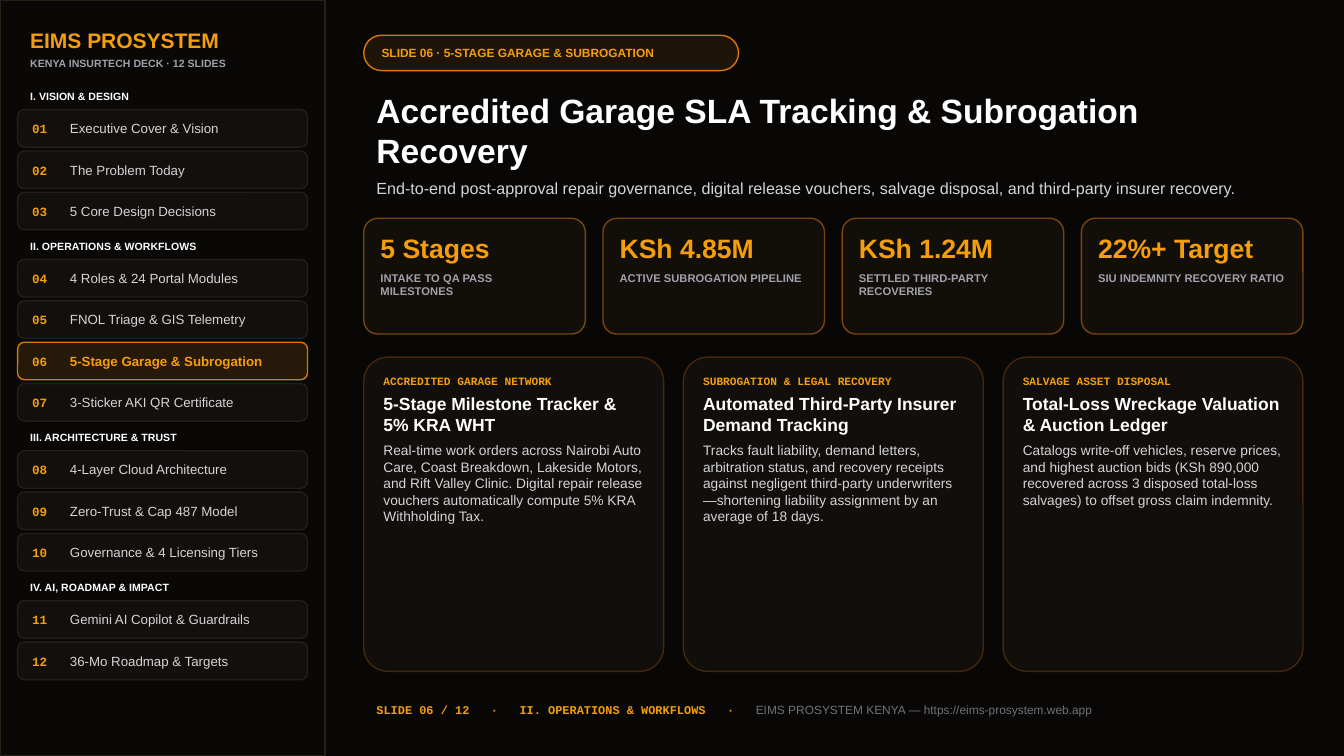
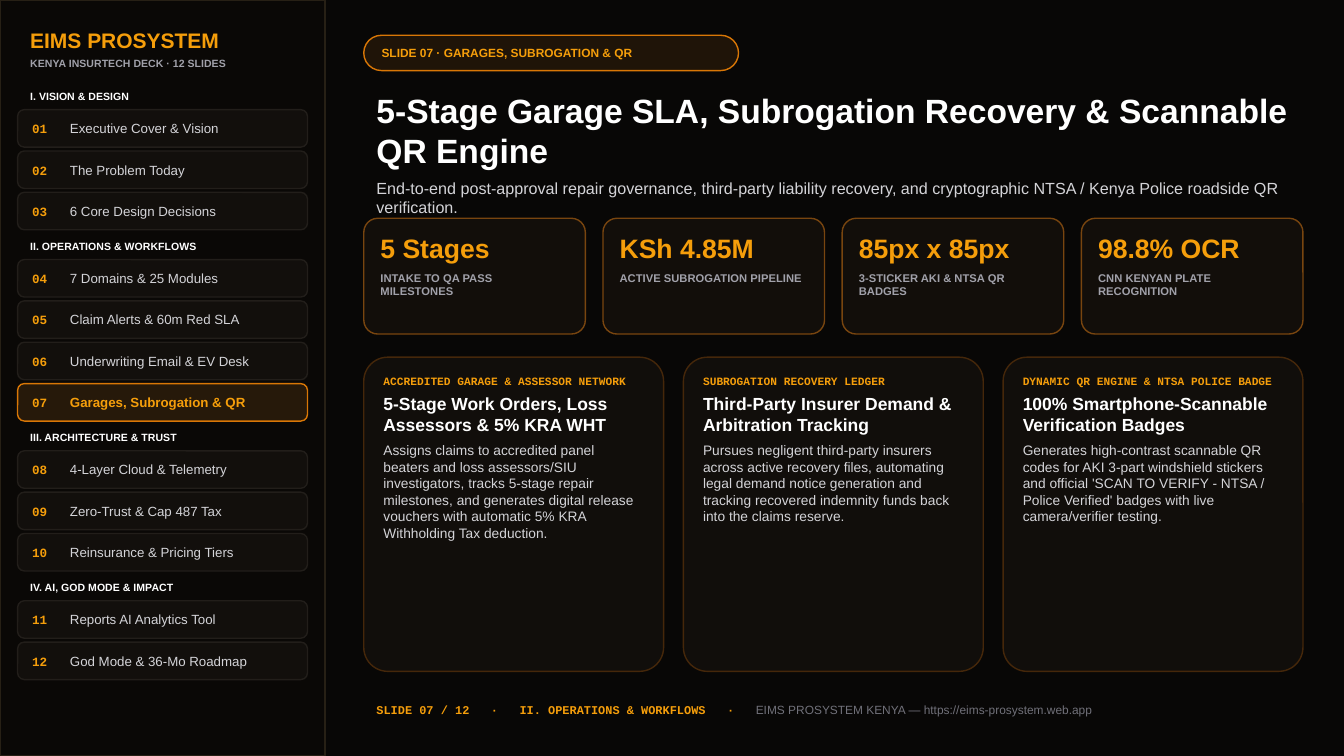
Before and after one commit to tokgot-debug/eims-prosystem, a slide deck: slide 7 of public/EIMS_ProSystem_Pitch_Deck.pptx (slide 6 before the commit). Drawn at 1344x756 pixels with LibreOffice and Linux fonts; fonts in the diff are those of the drawing. Boxes give left, top, right and bottom in pixels: in the first picture for what was removed or moved away, otherwise in the second. Text is boxed around its words. In the diff, an @@ line names an element or a change of style, - is before the commit and + after.

```diff
--- a/public/EIMS_ProSystem_Pitch_Deck.pptx
+++ b/public/EIMS_ProSystem_Pitch_Deck.pptx
@@ text in rounded rectangle at (382, 48, 632, 59): text changed @@
-SLIDE 06 · 5-STAGE GARAGE & SUBROGATION
+SLIDE 07 · GARAGES, SUBROGATION & QR
@@ text at (376, 98, 1287, 213): text changed @@
-Accredited Garage SLA Tracking & Subrogation Recovery
-End-to-end post-approval repair governance, digital release vouchers, salvage disposal, and third-party insurer recovery.
+5-Stage Garage SLA, Subrogation Recovery & Scannable QR Engine
+End-to-end post-approval repair governance, third-party liability recovery, and cryptographic NTSA / Kenya Police roadside QR verification.
@@ text in rounded rectangle at (859, 239, 1009, 295): text changed @@
-KSh 1.24M
-SETTLED THIRD-PARTY RECOVERIES
+85px x 85px
+3-STICKER AKI & NTSA QR BADGES
@@ text in rounded rectangle at (1098, 239, 1240, 295): text changed @@
-22%+ Target
-SIU INDEMNITY RECOVERY RATIO
+98.8% OCR
+CNN KENYAN PLATE RECOGNITION
@@ text in rounded rectangle at (32, 273, 218, 283): text changed @@
-04 4 Roles & 24 Portal Modules
+04 7 Domains & 25 Modules
@@ text in rounded rectangle at (32, 314, 239, 324): text changed @@
-05 FNOL Triage & GIS Telemetry
+05 Claim Alerts & 60m Red SLA
@@ rounded rectangle "06 Underwriting Email & EV ..." at (17, 343, 308, 380): fill #26190A to #120F0C; outline #D97706 1 pt to #221E1A 1 pt @@
@@ text in rounded rectangle at (32, 356, 249, 369): text changed; text colour #F59E0B to #D4D4D8; bold off @@
-06 5-Stage Garage & Subrogation
+06 Underwriting Email & EV Desk
@@ rounded rectangle "07 Garages, Subrogation & QR" at (17, 384, 308, 421): fill #120F0C to #26190A; outline #221E1A 1 pt to #D97706 1 pt @@
@@ text in rounded rectangle at (383, 377, 633, 541): text changed @@
-ACCREDITED GARAGE NETWORK
-5-Stage Milestone Tracker & 5% KRA WHT
-Real-time work orders across Nairobi Auto Care, Coast Breakdown, Lakeside Motors, and Rift Valley Clinic. Digital repair release vouchers automatically compute 5% KRA Withholding Tax.
+ACCREDITED GARAGE & ASSESSOR NETWORK
+5-Stage Work Orders, Loss Assessors & 5% KRA WHT
+Assigns claims to accredited panel beaters and loss assessors/SIU investigators, tracks 5-stage repair milestones, and generates digital release vouchers with automatic 5% KRA Withholding Tax deduction.
@@ text in rounded rectangle at (703, 377, 949, 521): text changed @@
-SUBROGATION & LEGAL RECOVERY
-Automated Third-Party Insurer Demand Tracking
-Tracks fault liability, demand letters, arbitration status, and recovery receipts against negligent third-party underwriters—shortening liability assignment by an average of 18 days.
+SUBROGATION RECOVERY LEDGER
+Third-Party Insurer Demand & Arbitration Tracking
+Pursues negligent third-party insurers across active recovery files, automating legal demand notice generation and tracking recovered indemnity funds back into the claims reserve.
@@ text in rounded rectangle at (1023, 377, 1272, 524): text changed @@
-SALVAGE ASSET DISPOSAL
-Total-Loss Wreckage Valuation & Auction Ledger
-Catalogs write-off vehicles, reserve prices, and highest auction bids (KSh 890,000 recovered across 3 disposed total-loss salvages) to offset gross claim indemnity.
+DYNAMIC QR ENGINE & NTSA POLICE BADGE
+100% Smartphone-Scannable Verification Badges
+Generates high-contrast scannable QR codes for AKI 3-part windshield stickers and official 'SCAN TO VERIFY - NTSA / Police Verified' badges with live camera/verifier testing.
@@ text in rounded rectangle at (32, 397, 245, 410): text changed; text colour #D4D4D8 to #F59E0B; bold on @@
-07 3-Sticker AKI QR Certificate
+07 Garages, Subrogation & QR
@@ text in rounded rectangle at (32, 464, 226, 477): text changed @@
-08 4-Layer Cloud Architecture
+08 4-Layer Cloud & Telemetry
@@ text in rounded rectangle at (32, 506, 222, 519): text changed @@
-09 Zero-Trust & Cap 487 Model
+09 Zero-Trust & Cap 487 Tax
@@ text in rounded rectangle at (32, 547, 234, 560): text changed @@
-10 Governance & 4 Licensing Tiers
+10 Reinsurance & Pricing Tiers
@@ text at (30, 583, 173, 593): text changed @@
-IV. AI, ROADMAP & IMPACT
+IV. AI, GOD MODE & IMPACT
@@ text in rounded rectangle at (32, 614, 215, 627): text changed @@
-11 Gemini AI Copilot & Guardrails
+11 Reports AI Analytics Tool
@@ text in rounded rectangle at (32, 656, 247, 669): text changed @@
-12 36-Mo Roadmap & Targets
+12 God Mode & 36-Mo Roadmap
@@ text at (376, 705, 1092, 716): text changed @@
-SLIDE 06 / 12 · II. OPERATIONS & WORKFLOWS · EIMS PROSYSTEM KENYA — https://eims-prosystem.web.app
+SLIDE 07 / 12 · II. OPERATIONS & WORKFLOWS · EIMS PROSYSTEM KENYA — https://eims-prosystem.web.app
```
Also in this commit, not shown: 11 other slides changed, 1 other file.
